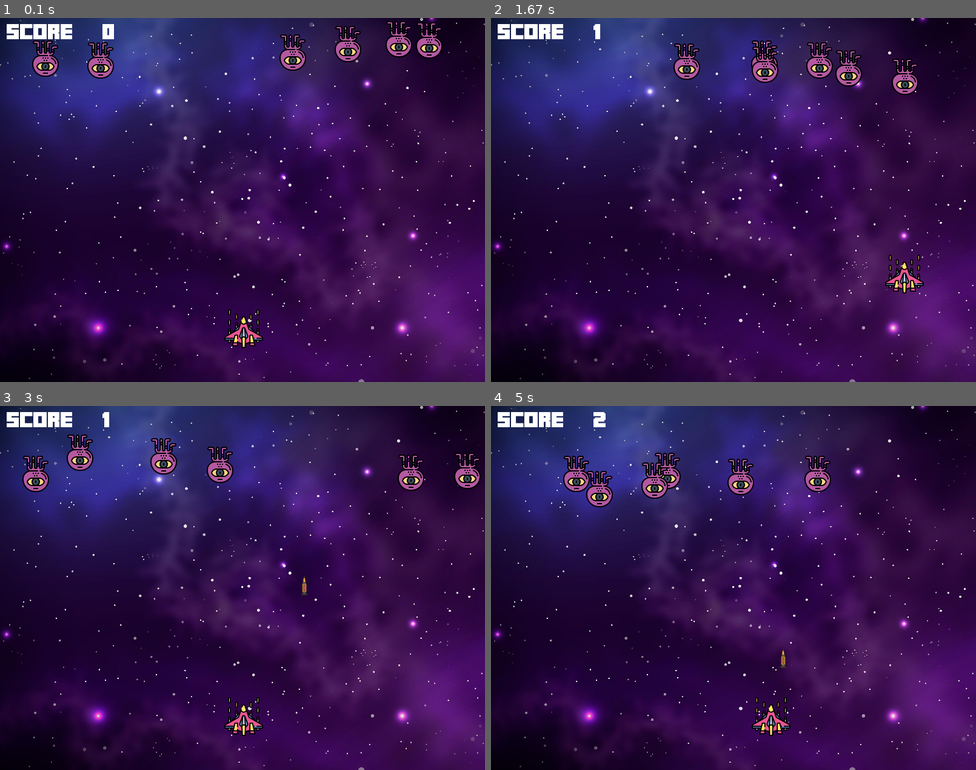
Above: before the commit, frames 1-4 (two rows, left to right).
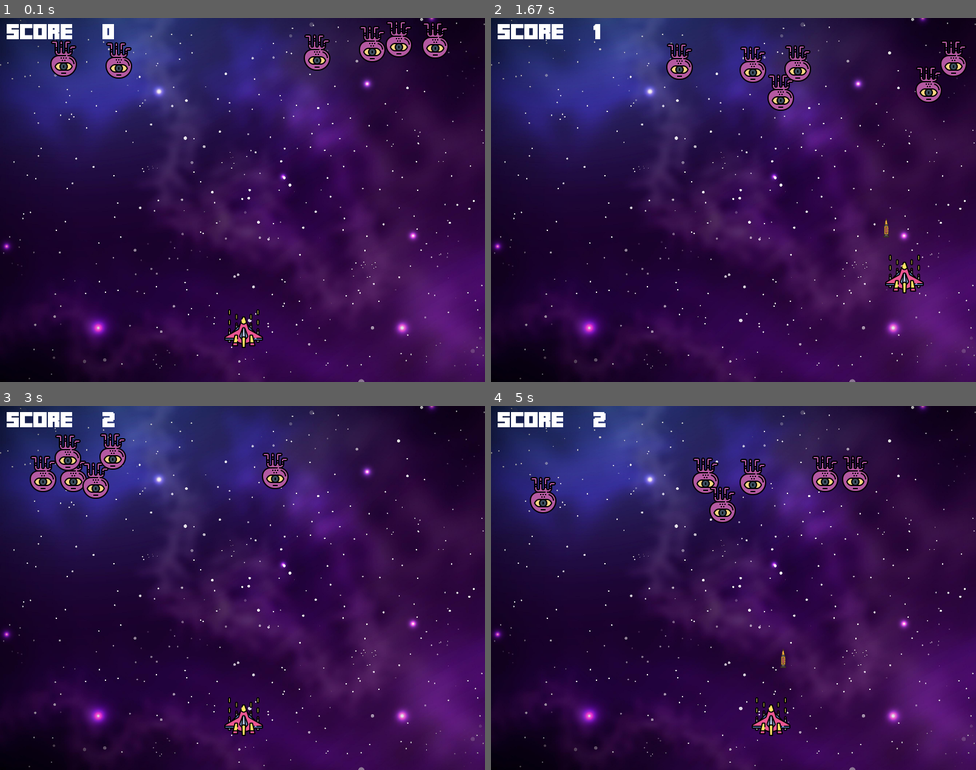
Above: after the commit, the same moments.

Repository: tolokh14/pygame
Game: pygame game, started from main.py
Same seed, same stepped clock (60 frames per second), same inputs: the game is played once before the commit and once after it.
Inputs:
- Up to frame 1 (0.1 s): no input
- Up to frame 2 (1.67 s): hold Right 0.33-0.8 s; hold Up 0.83-1.13 s; tap Space at 0.9, 1.23, 1.53 s; hold Right 1.17-1.63 s
- Up to frame 3 (3 s): hold Left 1.67-2.2 s; tap Space at 1.73, 2.03, 2.3, 2.63, 2.93 s; hold Down 2.23-2.53 s; hold Left 2.57-2.97 s
- Up to frame 4 (5 s): hold Up 3-3.37 s; tap Space at 3.07, 3.47, 3.77, 4.13, 4.53, 4.83 s; hold Right 3.4-4.03 s; hold Down 4.07-4.43 s; hold Left 4.47-4.93 s; hold Right from 4.97 s (still down)

The runs differ from the first frame. In frame 1, 3.5% of the frame differs, in the area x 6-93%, y 1-17%; in frame 2, 3.9%; in frame 3, 4.2%, in the area x 4-100%, y 1-52%; in frame 4, 4.2%.

Commit message:
added game over text function

Diff:
--- a/main.py
+++ b/main.py
@@ -40,7 +40,7 @@
     enemyImg.append(pg.image.load('assets/alien.png'))
     enemyX.append(ran.randint(0, 735))
     enemyY.append(ran.randint(0,40))
-    enemyX_change.append(4)
+    enemyX_change.append(ran.randint(4,8))
     enemyY_change.append(40)
 
 # bullet
@@ -58,9 +58,16 @@
 textX = 10
 textY = 10
 
+#game over text
+over_font = pg.font.Font('assets/Minecrafter.Reg.ttf',64)
+
 def show_score(x, y):
     score = font.render("Score : " + str(score_value),True,(255,255,255))
     screen.blit(score,(x, y))
+
+def game_over_text():
+    over_text = over_font.render("GAME OVER",True,(255,255,255))
+    screen.blit(over_text,(250,250))
 
 def player(x, y):
     screen.blit(playerImg, (x, y))
@@ -136,6 +143,12 @@
 
     # enemy movement
     for i in range(num_of_enemies):
+#(enemyY[i] >= playerY-50 and enemyX[i] >= playerX-50)
+#(enemyY[i] >= playerY-50 and enemyX[i] <= playerX+50)
+        #game over
+        # if  (enemyY[i] >= playerY-50 and enemyX[i] <= playerX+50):
+        #     print('hit')
+
         enemyX[i] += enemyX_change[i]
         if enemyX[i] <= 0:
             enemyX_change[i] = 4
